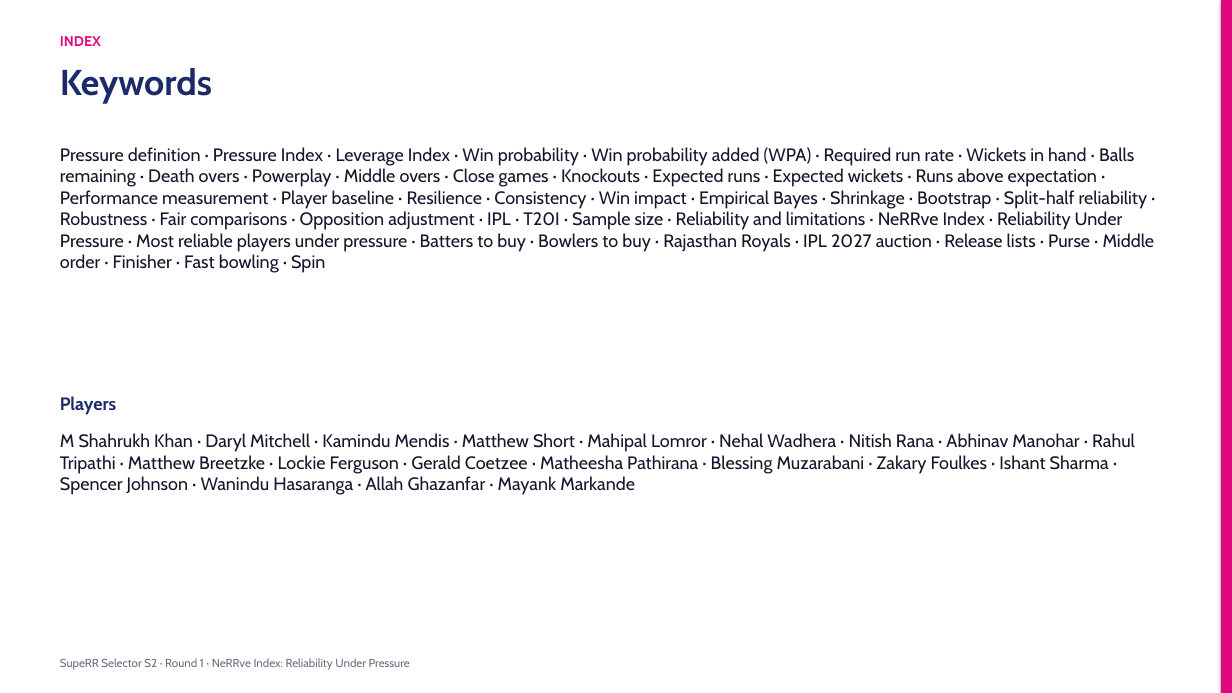
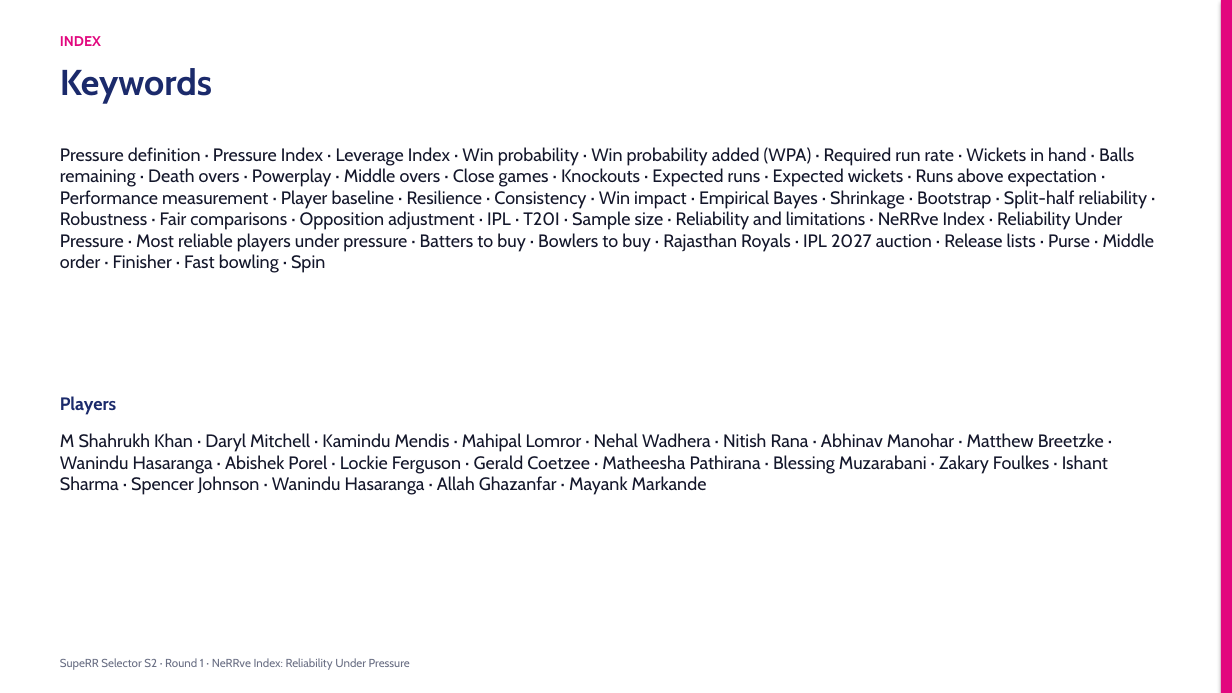
Before and after one commit to KoduruChandrasekhar/RRAuction-, a slide deck: slide 18 of submission/NeRRve_Deck.pptx. Drawn at 1232x693 pixels with LibreOffice and Linux fonts; fonts in the diff are those of the drawing. Boxes give left, top, right and bottom in pixels: in the first picture for what was removed or moved away, otherwise in the second. Text is boxed around its words. In the diff, an @@ line names an element or a change of style, - is before the commit and + after.

```diff
--- a/submission/NeRRve_Deck.pptx
+++ b/submission/NeRRve_Deck.pptx
@@ text at <box>60,433,1108,495</box>: text changed @@
-M Shahrukh Khan · Daryl Mitchell · Kamindu Mendis · Matthew Short · Mahipal Lomror · Nehal Wadhera · Nitish Rana · Abhinav Manohar · Rahul Tripathi · Matthew Breetzke · Lockie Ferguson · Gerald Coetzee · Matheesha Pathirana · Blessing Muzarabani · Zakary Foulkes · Ishant Sharma · Spencer Johnson · Wanindu Hasaranga · Allah Ghazanfar · Mayank Markande
+M Shahrukh Khan · Daryl Mitchell · Kamindu Mendis · Mahipal Lomror · Nehal Wadhera · Nitish Rana · Abhinav Manohar · Matthew Breetzke · Wanindu Hasaranga · Abishek Porel · Lockie Ferguson · Gerald Coetzee · Matheesha Pathirana · Blessing Muzarabani · Zakary Foulkes · Ishant Sharma · Spencer Johnson · Wanindu Hasaranga · Allah Ghazanfar · Mayank Markande
```
Also in this commit, not shown: 4 other slides changed, 5 other files.
